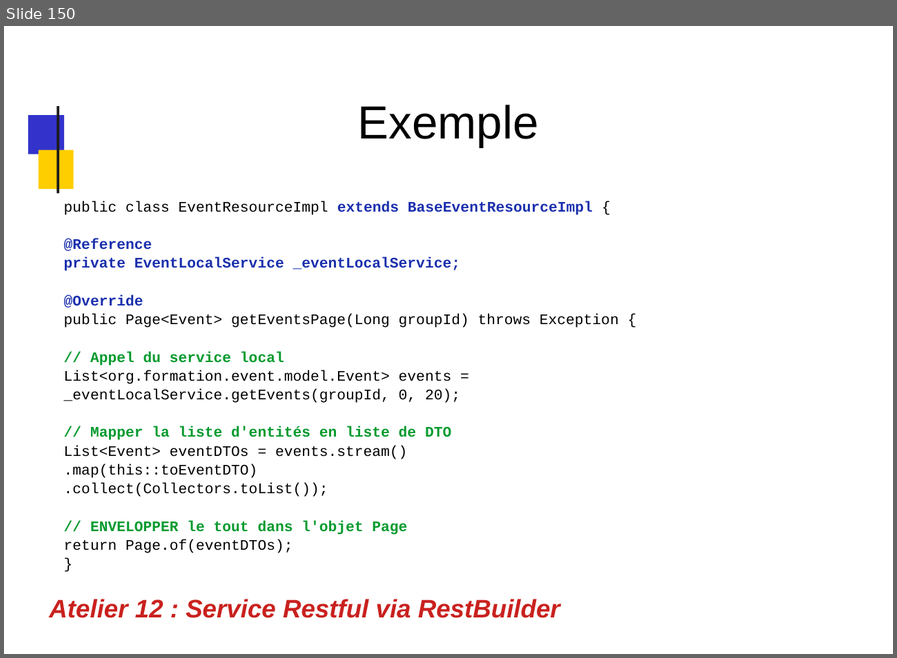
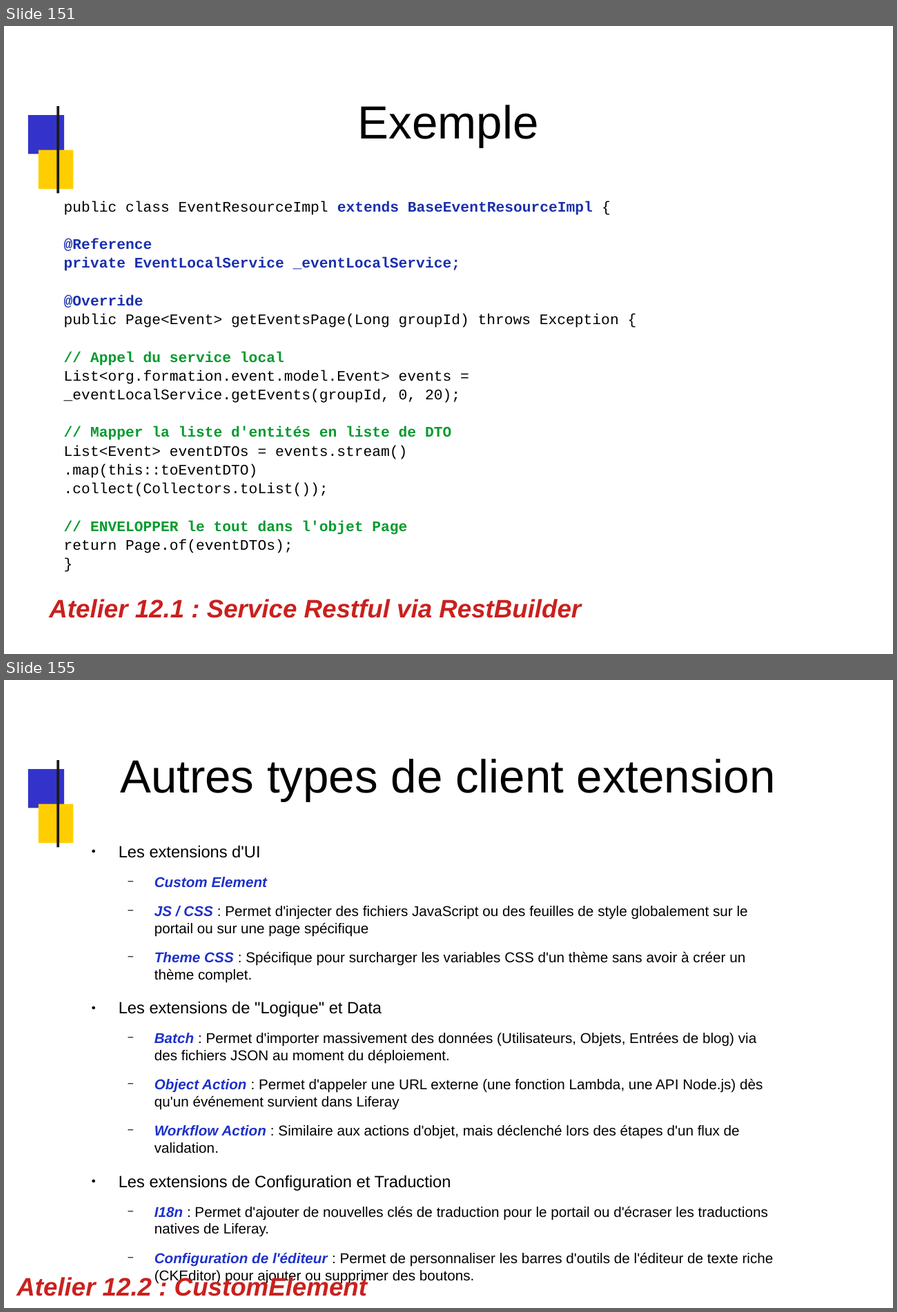
Before and after one commit to dthibau/liferay, a slide deck: Lrd7.pptx. Shown one above the other, each under a label of ours: slide 150 before the commit, slides 151 and 155 after it; the slides between them are not shown. The pictures are 897x658 and 897x1312 pixels, drawn with LibreOffice and Linux fonts; fonts in the diff are those of the drawing; background and template pictures are left out. Boxes give left, top, right and bottom in pixels: in the first picture for what was removed or moved away, otherwise in the second. Text is boxed around its words. In the diff, an @@ line names an element or a change of style, - is before the commit and + after.

```diff
--- a/Lrd7.pptx
+++ b/Lrd7.pptx
@@ slide 155 added at [4, 680, 893, 1308], background #FFFFFF; not listed: 3 template elements that a slide beside it also shows @@
@@ title added at [120, 759, 775, 801], 44 pt, text #000000 @@
+Autres types de client extension
@@ text added at [119, 845, 773, 1266], 13.6 pt, text #000000 @@
+● Les extensions d'UI
+  − Custom Element
+  − JS / CSS : Permet d'injecter des fichiers JavaScript ou des feuilles de style globalement sur le portail ou sur une page spécifique
+  − Theme CSS : Spécifique pour surcharger les variables CSS d'un thème sans avoir à créer un thème complet.
+● Les extensions de "Logique" et Data
+  − Batch : Permet d'importer massivement des données (Utilisateurs, Objets, Entrées de blog) via des fichiers JSON au moment du déploiement.
+  − Object Action : Permet d'appeler une URL externe (une fonction Lambda, une API Node.js) dès qu'un événement survient dans Liferay
+  − Workflow Action : Similaire aux actions d'objet, mais déclenché lors des étapes d'un flux de validation.
+● Les extensions de Configuration et Traduction
+  − I18n : Permet d'ajouter de nouvelles clés de traduction pour le portail ou d'écraser les traductions natives de Liferay.
+  − Configuration de l'éditeur : Permet de personnaliser les barres d'outils de l'éditeur de texte riche (CKEditor) pour ajouter ou supprimer des boutons.
@@ text added at [16, 1275, 367, 1296], 24 pt, text #C9211E, bold, italic @@
+Atelier 12.2 : CustomElement
@@ what was slide 150 is now slide 151 @@
@@ slide 151 changed as well @@
@@ text at [49, 599, 581, 618]: text changed @@
-Atelier 12 : Service Restful via RestBuilder
+Atelier 12.1 : Service Restful via RestBuilder
```
Also in this commit, not shown: 41 other slides changed, 19 other slides added, 6 slides removed, 6 other files.
